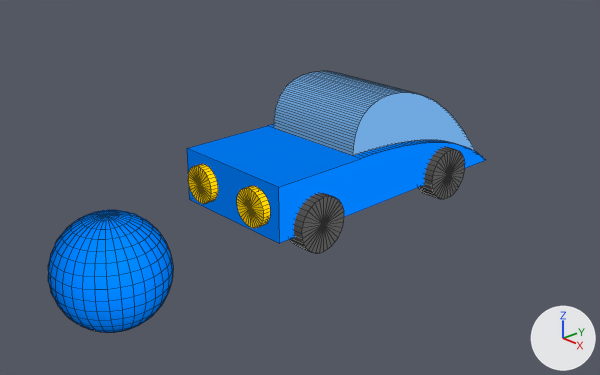
The Blender file SlopeCar4.blend: old version first, new version second.
Both versions are drawn from a 50 mm lens placed at (10.96, -11.49, 6.71), pointed at (-0.45, -0.88, 0.3). The lights are fixed; the arrows at lower right show +X, +Y and +Z. Mesh edges are drawn as thin lines.

Names of what the first picture shows: 'SlopeCar', 'Sphere'.
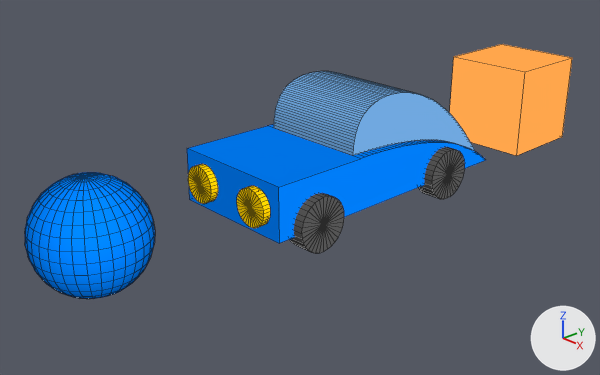
Patch to the scene script:
```diff
--- a/SlopeCar4.blend.py
+++ b/SlopeCar4.blend.py
@@ mat_cubematerial @@
+mat_cubematerial = emission_material('CubeMaterial')
+mat_cubematerial.base_color = (1.0, 0.382, 0.0716)  # orange #ffa64c
@@ me_cube_001 @@
+me_cube_001.from_pydata(...)  # a box spanning x -1.0..1.0, y -1.0..1.0, z -1.0..1.0
+me_cube_001.materials.append(mat_cubematerial)  # orange #ffa64c
@@ ob_sphere @@
 ob_sphere = bpy.data.objects.new('Sphere', me_sphere)
-ob_sphere.location = (0.0, -5.51, 0.26)
+ob_sphere.location = (0.0, -5.81, 1.0)
@@ ob_cube_001 @@
+ob_cube_001 = bpy.data.objects.new('Cube.001', me_cube_001)
+ob_cube_001.location = (0.03, 5.64, 1.0)
```

Boxes [x1, y1, x2, y2] around the edits, measured in the pictures (600 x 375 px):
'Sphere', moved
    before: [48, 210, 173, 333]
    after: [25, 172, 155, 299]
'Cube.001', added (orange)
    after: [450, 44, 572, 156]
